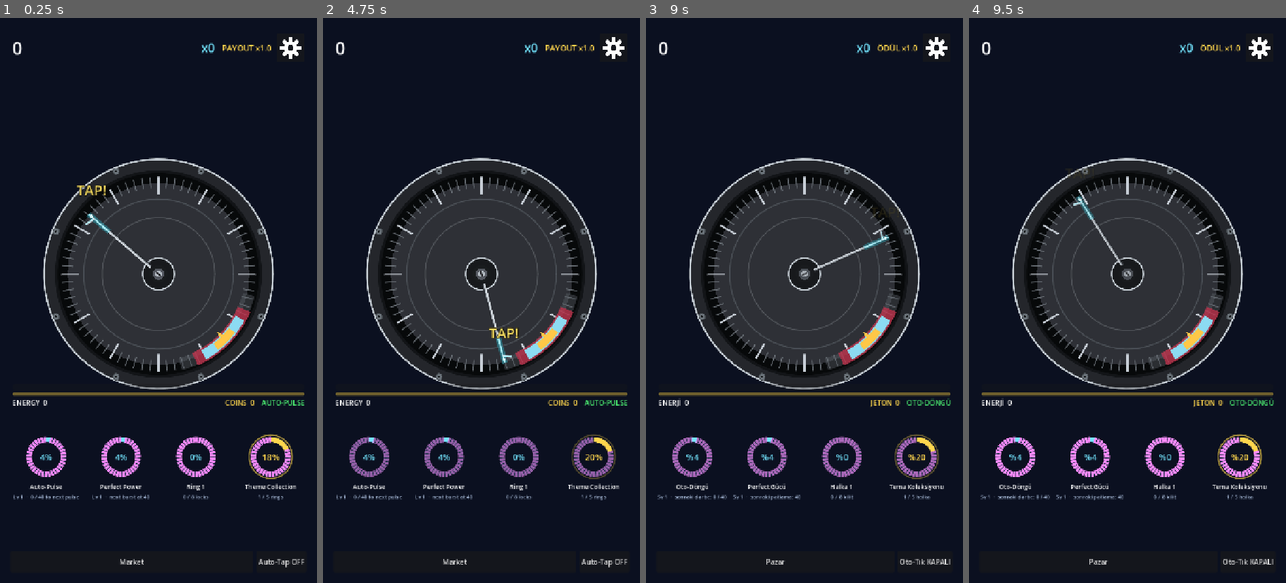
Above: before the commit, frames 1-4 (left to right).
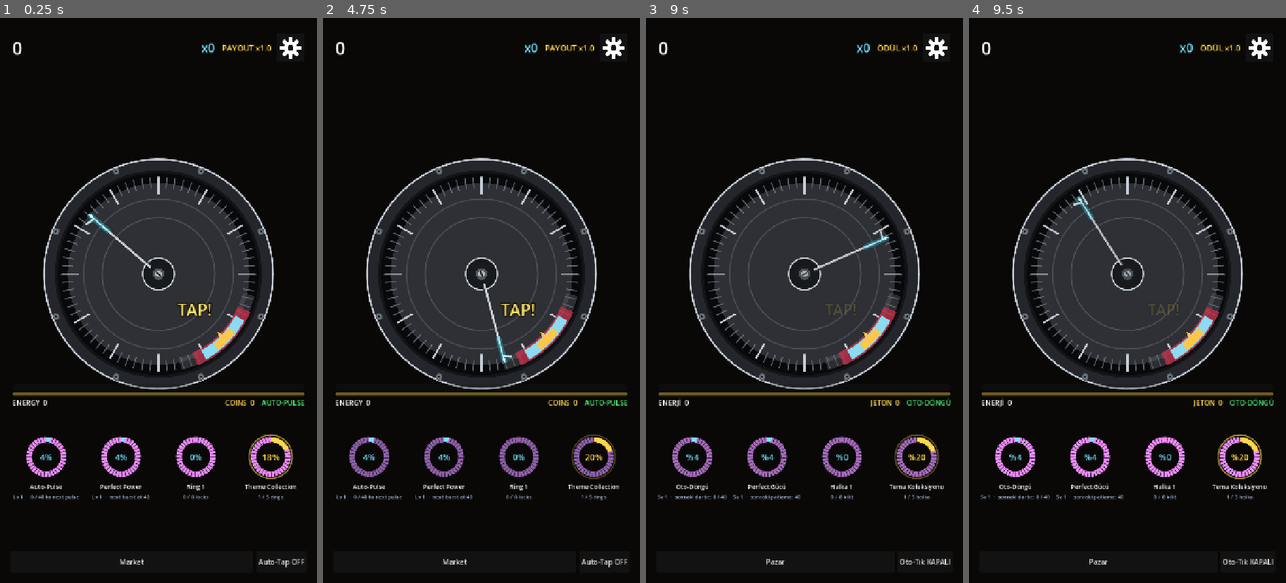
Above: after the commit, the same moments.

Repository: AvareGameStudio/loop-engine
Game: Godot game, scene res://scenes/Main.tscn
The game is run twice, just before and just after one commit, with the same random seed, the same clock (stepped at 60 frames per second) and the same inputs.
Inputs (mouse positions are in pixels of both pictures, inside the frame that each line leads up to):
- Up to frame 1 (0.25 s): no input
- Up to frame 2 (4.75 s): click "Market" at 0.5 s; tap Enter at 1.25, 2.75, 4.25 s; move the mouse to (551, 272) at 1.27 s; press the mouse at (551, 272) at 1.28 s; tap Space at 2, 3.5 s; move the mouse to (418, 328) at 2.02 s; release the mouse at (418, 328) at 2.03 s; click (418, 328) at 2.1 s; move the mouse to (513, 176) at 2.77 s; press the mouse at (513, 176) at 2.78 s; move the mouse to (465, 413) at 3.52 s; release the mouse at (465, 413) at 3.53 s; click (465, 413) at 3.6 s; move the mouse to (576, 385) at 4.27 s; press the mouse at (576, 385) at 4.28 s
- Up to frame 3 (9 s): release the mouse at (899, 385) at 5 s; click (937, 46) at 5 s; click "English" at 5.75 s; click "Türkçe" at 6.5 s; click "Ses" at 7.25 s; click "Titreşim" at 8 s; click "Kapat" at 8.75 s
- Up to frame 4 (9.5 s): no input

The runs differ from the first frame. In frame 1, 68% of the frame differs, in the area x 0-100%, y 0-100%; in frame 2, 68%; in frame 3, 68%; in frame 4, 68%.

Commit message:
Make a cleared ring feel like cracking the safe.
A hit punches the dial, Perfects spark and climb in pitch, and the only coach is a TAP on the gate.

Co-authored-by: Cursor <cursoragent@cursor.com>

Diff:
--- a/scenes/ClaimPopup.tscn
+++ b/scenes/ClaimPopup.tscn
@@ -24,28 +24,6 @@
 grow_horizontal = 2
 grow_vertical = 2
 color = Color(0.02, 0.03, 0.06, 0.72)
-
-[node name="Coins" type="CPUParticles2D" parent="Root"]
-position = Vector2(360, 640)
-emitting = false
-amount = 120
-lifetime = 1.8
-one_shot = true
-explosiveness = 0.92
-randomness = 0.42
-lifetime_randomness = 0.25
-emission_shape = 1
-emission_sphere_radius = 40.0
-direction = Vector2(0, -1)
-spread = 180.0
-gravity = Vector2(0, 1280)
-initial_velocity_min = 420.0
-initial_velocity_max = 980.0
-angular_velocity_min = -240.0
-angular_velocity_max = 240.0
-scale_amount_min = 0.75
-scale_amount_max = 1.45
-color = Color(1, 1, 1, 1)
 
 [node name="Panel" type="PanelContainer" parent="Root"]
 layout_mode = 1
@@ -104,3 +82,26 @@
 layout_mode = 2
 theme_override_font_sizes/font_size = 16
 text = "CLAIM_LATER"
+
+[node name="CoinConfetti" type="CPUParticles2D" parent="."]
+position = Vector2(360, 560)
+z_index = 5
+emitting = false
+amount = 160
+lifetime = 1.8
+one_shot = true
+explosiveness = 0.88
+randomness = 0.5
+lifetime_randomness = 0.3
+emission_shape = 3
+emission_rect_extents = Vector2(340, 420)
+direction = Vector2(0, 1)
+spread = 50.0
+gravity = Vector2(0, 720)
+initial_velocity_min = 80.0
+initial_velocity_max = 360.0
+angular_velocity_min = -240.0
+angular_velocity_max = 240.0
+scale_amount_min = 0.7
+scale_amount_max = 1.5
+color = Color(1, 1, 1, 1)
--- a/scenes/GameWorld.tscn
+++ b/scenes/GameWorld.tscn
@@ -45,7 +45,7 @@
 grow_horizontal = 2
 grow_vertical = 2
 mouse_filter = 2
-color = Color(0.043, 0.063, 0.125, 1)
+color = Color(0.035, 0.032, 0.03, 1)
 
 [node name="Camera2D" type="Camera2D" parent="."]
 position = Vector2(360, 560)
--- a/scripts/Main.gd
+++ b/scripts/Main.gd
@@ -2,4 +2,4 @@
 ## Boot composition root. Scenes stay independently editable.
 
 func _ready() -> void:
-	DisplayServer.window_set_title("Loop Engine")
+	DisplayServer.window_set_title("Safe Cracker: Master Thief")
--- a/scripts/audio/SoundManager.gd
+++ b/scripts/audio/SoundManager.gd
@@ -8,8 +8,10 @@
 var _players: Array[AudioStreamPlayer] = []
 var _next_voice: int = 0
 var _cache: Dictionary[Vector2i, AudioStreamWAV] = {}
-## Consecutive successful timings (Perfect or Good). A miss breaks the climb back to 1.0.
-var _success_streak: int = 0
+const PITCH_STEP: float = 0.08
+const PITCH_CAP: float = 1.8
+## Consecutive Perfects this level. A miss or a new ring resets the climb.
+var streak_count: int = 0
 
 
 func _ready() -> void:
@@ -20,33 +22,37 @@
 	EventBus.tap_evaluated.connect(_on_tap)
 	EventBus.jackpot.connect(func(_m: float, _l: String) -> void: play_tone(880.0, 0.22, 0.35))
 	EventBus.near_miss.connect(func(_r: Dictionary) -> void: play_tone(140.0, 0.28, 0.4))
-	EventBus.stage_cleared.connect(func(_i: int, _p: int) -> void: play_tone(523.25, 0.18, 0.3))
+	EventBus.stage_cleared.connect(_on_stage_cleared)
 	EventBus.run_started.connect(_on_run_started)
 	EventBus.direction_flipped.connect(func(_d: float) -> void: play_tone(300.0, 0.05, 0.15))
 	EventBus.countdown.connect(_on_countdown)
 
 
 func _on_run_started() -> void:
-	_success_streak = 0
+	streak_count = 0
 	play_tone(392.0, 0.12, 0.2)
 
 
-## Each successful timing steps the tone up (+0.05, cap 1.5x). Perfect stays brighter
-## than Good; volume still swells with Perfect Power. A miss resets the ladder.
+func _on_stage_cleared(_index: int, _payout: int) -> void:
+	streak_count = 0
+	play_tone(523.25, 0.18, 0.3)
+
+
+## Perfects climb: pitch = 1 + streak * 0.08, capped at 1.8. Anything else breaks it.
 func _on_tap(result: Dictionary) -> void:
 	var grade_name: String = String(result.get("grade_name", ""))
 	match grade_name:
-		"perfect", "good":
-			_success_streak += 1
-			var pitch: float = TimingEngine.perfect_combo_pitch(_success_streak)
-			var base: float = 740.0 if grade_name == "perfect" else 520.0
-			var volume: float = 0.26
-			if grade_name == "perfect":
-				var power: float = MetaUpgrade.perfect_power()
-				volume = 0.32 * lerpf(1.0, 1.4, clampf((power - 1.0) / 1.5, 0.0, 1.0))
-			play_tone(base * pitch, 0.09, volume)
+		"perfect":
+			streak_count += 1
+			var pitch: float = minf(PITCH_CAP, 1.0 + float(streak_count) * PITCH_STEP)
+			var power: float = MetaUpgrade.perfect_power()
+			var volume: float = 0.32 * lerpf(1.0, 1.4, clampf((power - 1.0) / 1.5, 0.0, 1.0))
+			play_tone(740.0, 0.09, volume, pitch)
+		"good":
+			streak_count = 0
+			play_tone(520.0, 0.08, 0.26)
 		"near_miss", "miss":
-			_success_streak = 0
+			streak_count = 0
 			if grade_name == "miss":
 				play_tone(110.0, 0.2, 0.35)
 
@@ -58,10 +64,11 @@
 		play_tone(990.0, 0.1, 0.28)
 
 
-func play_tone(freq: float, seconds: float, volume: float = 0.3) -> void:
+func play_tone(freq: float, seconds: float, volume: float = 0.3, pitch_scale: float = 1.0) -> void:
 	var player: AudioStreamPlayer = _players[_next_voice]
 	_next_voice = (_next_voice + 1) % VOICES
 	player.stream = _get_tone(freq, seconds)
+	player.pitch_scale = pitch_scale
 	player.volume_db = linear_to_db(volume)
 	player.play()
 
--- a/scripts/autoload/TimeScale.gd
+++ b/scripts/autoload/TimeScale.gd
@@ -31,6 +31,11 @@
 	_apply()
 
 
+## Public name for a timed victory freeze. Hitstop still wins over this value.
+func set_time_scale(scale: float) -> void:
+	set_slowmo(scale)
+
+
 func reset() -> void:
 	slowmo = 1.0
 	_hitstop_left = 0.0
--- a/scripts/ui/ClaimPopup.gd
+++ b/scripts/ui/ClaimPopup.gd
@@ -10,16 +10,17 @@
 @onready var body_label: Label = $Root/Panel/Margin/VBox/Body
 @onready var claim_btn: Button = $Root/Panel/Margin/VBox/Claim
 @onready var later_btn: Button = $Root/Panel/Margin/VBox/Later
-@onready var coins: CPUParticles2D = $Root/Coins
+@onready var coin_confetti: CPUParticles2D = $CoinConfetti
 
 var _open: bool = false
 var _was_paused: bool = false
+var _count_tween: Tween
 
 
 func _ready() -> void:
 	root.visible = false
-	coins.texture = _make_coin_texture()
-	coins.emitting = false
+	coin_confetti.texture = _make_coin_texture()
+	coin_confetti.emitting = false
 	claim_btn.pressed.connect(_claim)
 	later_btn.pressed.connect(_later)
 	# Tapping the dim (the spinning ring behind it) used to do nothing, so
@@ -59,8 +60,7 @@
 	tw.set_pause_mode(Tween.TWEEN_PAUSE_PROCESS)
 	tw.set_ignore_time_scale(true)
 	tw.tween_property(panel, "scale", Vector2.ONE, 0.22).set_trans(Tween.TRANS_BACK).set_ease(Tween.EASE_OUT)
-	# Vault win: scatter gold coins across the reward screen.
-	coins.restart()
+	coin_confetti.restart()
 
 
 func _on_vault(amount: int, _delta: int) -> void:
@@ -72,14 +72,29 @@
 
 
 func _refresh() -> void:
-	amount_label.text = tr("CLAIM_AMOUNT") % GameState.unclaimed_energy
 	body_label.text = tr("CLAIM_BODY")
+	_count_amount(GameState.unclaimed_energy)
+
+
+func _count_amount(target: int) -> void:
+	if _count_tween:
+		_count_tween.kill()
+	amount_label.text = tr("CLAIM_AMOUNT") % 0
+	_count_tween = create_tween()
+	_count_tween.set_pause_mode(Tween.TWEEN_PAUSE_PROCESS)
+	_count_tween.set_ignore_time_scale(true)
+	_count_tween.tween_method(_set_counted_amount, 0.0, float(target), 0.55).set_trans(Tween.TRANS_QUAD).set_ease(Tween.EASE_OUT)
+
+
+func _set_counted_amount(value: float) -> void:
+	amount_label.text = tr("CLAIM_AMOUNT") % int(value)
 
 
 func _claim() -> void:
 	var n: int = GameState.claim_vault()
 	if n > 0:
 		EventBus.juice_hit.emit("claim", 1.0)
+		coin_confetti.restart()
 	_close()
 	EventBus.vault_resolved.emit(true)
 
--- a/scripts/ui/UIManager.gd
+++ b/scripts/ui/UIManager.gd
@@ -35,11 +35,6 @@
 ## id -> {"ring": QuestRing, "title": Label, "subtitle": Label}
 var _loop_rows: Dictionary[String, Dictionary] = {}
 var _grade_tween: Tween
-## Translation keys behind code-set texts, re-rendered on language change.
-var _hint_key: String = ""
-var _hint_args: Array = []
-## Opening coach is a blinking TAP! on the pick. Written hints stay hidden until it ends.
-var _coach_left: float = 0.0
 var _x3_key: String = "RUN_CLAIM_X3"
 var _run_end_reason: String = ""
 var _run_end_stats: Dictionary = {}
@@ -93,25 +88,12 @@
 		_render_run_over()
 
 
-func _process(delta: float) -> void:
-	if _coach_left <= 0.0:
-		return
-	_coach_left -= delta / maxf(Engine.time_scale, 0.001)
-	if _coach_left <= 0.0:
-		_render_hint()
-
-
-func _set_hint(key: String, args: Array = []) -> void:
-	_hint_key = key
-	_hint_args = args
-	_render_hint()
+func _set_hint(_key: String, _args: Array = []) -> void:
+	hint_label.text = ""
 
 
 func _render_hint() -> void:
-	if _hint_key.is_empty() or _coach_left > 0.0:
-		hint_label.text = ""
-		return
-	hint_label.text = tr(_hint_key) % _hint_args if not _hint_args.is_empty() else tr(_hint_key)
+	hint_label.text = ""
 
 
 func _refresh_session() -> void:
@@ -231,10 +213,6 @@
 
 func _on_run_start() -> void:
 	run_over.visible = false
-	# No written directive. The pick carries a blinking TAP! for the first 3 seconds.
-	_hint_key = ""
-	_hint_args = []
-	_coach_left = 3.0
 	hint_label.text = ""
 	grade_label.text = ""
 	focus_bar.value = 1.0
--- a/scripts/vfx/Juice.gd
+++ b/scripts/vfx/Juice.gd
@@ -9,15 +9,17 @@
 @export var glow: CanvasItem
 ## Particle buffer size; individual bursts scale down via amount_ratio.
 @export var max_burst: int = 64
-## Successful lock: world drops to this scale, then returns after UNLOCK_SLOWMO_SEC.
-const UNLOCK_TIME_SCALE: float = 0.2
-const UNLOCK_SLOWMO_SEC: float = 0.3
+## Ring clear: world drops to this scale, then returns before the next beat.
+const RING_TIME_SCALE: float = 0.2
+const RING_SLOWMO_SEC: float = 0.3
 
 var _shake: float = 0.0
 var _base_zoom: Vector2 = Vector2.ONE
 var _zoom_tween: Tween
 var _glow_tween: Tween
+var _zone_tween: Tween
 var _slowmo_token: int = 0
+var _sparks: CPUParticles2D
 
 
 func _ready() -> void:
@@ -25,8 +27,10 @@
 		_base_zoom = camera.zoom
 	if burst:
 		burst.amount = max_burst
+	_sparks = _make_sparks()
 	EventBus.juice_hit.connect(_on_juice)
 	EventBus.tap_evaluated.connect(_on_tap)
+	EventBus.stage_cleared.connect(_on_ring_cleared)
 
 
 func _process(delta: float) -> void:
@@ -52,15 +56,16 @@
 	match grade:
 		"perfect":
 			_add_shake(7.0 * power)
-			_zoom_punch(1.16 + 0.04 * (power - 1.0))
-			_trigger_unlock_slowmo()
+			_zoom_punch(1.06 + 0.02 * (power - 1.0))
+			_bounce_zone()
+			_emit_perfect_sparks()
 			_burst(int(28.0 * power), Color(1.0, 0.84, 0.28).lerp(Color(1.0, 0.95, 0.55), clampf(power - 1.0, 0.0, 1.0)))
 			_flash_pointer(0.16 + 0.08 * (power - 1.0), clampf(0.7 + 0.3 * power, 0.7, 1.0))
 			_pulse_glow(1.4 * power)
 		"good":
 			_add_shake(4.0 * intensity)
-			_zoom_punch(1.1)
-			_trigger_unlock_slowmo()
+			_zoom_punch(1.04)
+			_bounce_zone()
 			_burst(16, Color(0.45, 0.75, 1.0))
 		"near_miss":
 			TimeScale.hitstop(0.18)
@@ -89,28 +94,44 @@
 	_shake = maxf(_shake, amount)
 
 
-## Camera punches in on a cracked lock, then eases back. Ignores time scale so the
-## 0.2 slow-mo doesn't stretch the zoom.
+## 0.08s camera punch. Real time, so a victory slow-mo doesn't stretch it.
 func _zoom_punch(scale: float) -> void:
 	_punch(scale)
 
 
-## Engine.time_scale = 0.2 for 0.3 real seconds, then back to 1.
-## Deferred: the tap handler resets slow-mo at the end of the same call.
-func _trigger_unlock_slowmo() -> void:
+## Full ring cleared: TimeScale 0.2 for 0.3s, then back to 1 before the next beat.
+## Deferred because the tap handler restores slow-mo at the end of the same call.
+func _on_ring_cleared(_index: int, _payout: int) -> void:
+	_zoom_punch(1.08)
+	_bounce_zone()
 	_slowmo_token += 1
-	_apply_unlock_slowmo.call_deferred(_slowmo_token)
-
-
-func _apply_unlock_slowmo(token: int) -> void:
+	_apply_ring_slowmo.call_deferred(_slowmo_token)
+
+
+func _apply_ring_slowmo(token: int) -> void:
 	if token != _slowmo_token:
 		return
-	TimeScale.set_slowmo(UNLOCK_TIME_SCALE)
-	get_tree().create_timer(UNLOCK_SLOWMO_SEC, true, false, true).timeout.connect(func() -> void:
+	TimeScale.set_time_scale(RING_TIME_SCALE)
+	get_tree().create_timer(RING_SLOWMO_SEC, true, false, true).timeout.connect(func() -> void:
 		if token != _slowmo_token:
 			return
-		TimeScale.set_slowmo(1.0)
+		TimeScale.set_time_scale(1.0)
 	)
+
+
+func _bounce_zone() -> void:
+	if pointer == null:
+		return
+	var zone := pointer.get_parent() as Node2D
+	if zone == null:
+		return
+	if _zone_tween:
+		_zone_tween.kill()
+	zone.scale = Vector2.ONE
+	_zone_tween = create_tween()
+	_zone_tween.set_ignore_time_scale(true)
+	_zone_tween.tween_property(zone, "scale", Vector2(1.045, 1.045), 0.04).set_trans(Tween.TRANS_QUAD)
+	_zone_tween.tween_property(zone, "scale", Vector2.ONE, 0.04).set_trans(Tween.TRANS_BACK)
 
 
 func _punch(scale: float) -> void:
@@ -120,8 +141,49 @@
 		_zoom_tween.kill()
 	_zoom_tween = create_tween()
 	_zoom_tween.set_ignore_time_scale(true)
-	_zoom_tween.tween_property(camera, "zoom", _base_zoom * scale, 0.05).set_trans(Tween.TRANS_QUAD)
-	_zoom_tween.tween_property(camera, "zoom", _base_zoom, 0.12).set_trans(Tween.TRANS_BACK)
+	_zoom_tween.tween_property(camera, "zoom", _base_zoom * scale, 0.03).set_trans(Tween.TRANS_QUAD)
+	_zoom_tween.tween_property(camera, "zoom", _base_zoom, 0.05).set_trans(Tween.TRANS_BACK)
+
+
+func _make_sparks() -> CPUParticles2D:
+	var sparks := CPUParticles2D.new()
+	sparks.name = "PerfectSparks"
+	sparks.one_shot = true
+	sparks.emitting = false
+	sparks.amount = 24
+	sparks.lifetime = 0.4
+	sparks.explosiveness = 0.95
+	sparks.randomness = 0.4
+	sparks.spread = 180.0
+	sparks.gravity = Vector2(0, 280)
+	sparks.initial_velocity_min = 90.0
+	sparks.initial_velocity_max = 240.0
+	sparks.scale_amount_min = 1.4
+	sparks.scale_amount_max = 3.2
+	sparks.color = Color(1.0, 0.84, 0.28, 1)
+	sparks.texture = _spark_texture()
+	sparks.z_index = 6
+	var host: Node = pointer.get_parent() if pointer else self
+	host.add_child(sparks)
+	return sparks
+
+
+func _spark_texture() -> Texture2D:
+	var img := Image.create(8, 8, false, Image.FORMAT_RGBA8)
+	img.fill(Color(0, 0, 0, 0))
+	var center := Vector2(3.5, 3.5)
+	for y in 8:
+		for x in 8:
+			if Vector2(x, y).distance_to(center) <= 3.2:
+				img.set_pixel(x, y, Color(1, 0.9, 0.45, 1))
+	return ImageTexture.create_from_image(img)
+
+
+func _emit_perfect_sparks() -> void:
+	if pointer == null or _sparks == null:
+		return
+	_sparks.global_position = pointer.to_global(Vector2(pointer.length, 0.0))
+	_sparks.restart()
 
 
 func _burst(amount: int, color: Color) -> void:
--- a/scripts/world/RingArena.gd
+++ b/scripts/world/RingArena.gd
@@ -46,8 +46,31 @@
 var _steel_hi := Color(0.78, 0.81, 0.84, 1)
 
 
+var _tap: Label
+var _show_tap: bool = false
+var _blink: float = 0.0
+
+
 func _ready() -> void:
 	pointer.direction = direction
+	_tap = Label.new()
+	_tap.name = "TapPrompt"
+	_tap.text = "TAP!"
+	_tap.mouse_filter = Control.MOUSE_FILTER_IGNORE
+	_tap.horizontal_alignment = HORIZONTAL_ALIGNMENT_CENTER
+	_tap.vertical_alignment = VERTICAL_ALIGNMENT_CENTER
+	_tap.size = Vector2(140, 52)
+	_tap.add_theme_font_size_override("font_size", 34)
+	_tap.add_theme_color_override("font_color", Color(1.0, 0.9, 0.4))
+	_tap.add_theme_color_override("font_outline_color", Color(0.04, 0.03, 0.02))
+	_tap.add_theme_constant_override("outline_size", 8)
+	_tap.visible = false
+	_tap.z_index = 4
+	_tap.pivot_offset = _tap.size * 0.5
+	add_child(_tap)
+	EventBus.run_started.connect(_begin_coach)
+	EventBus.run_ended.connect(_end_coach)
+	EventBus.tap_evaluated.connect(func(_result: Dictionary) -> void: _end_coach())
 	randomize_target(true)
 
 
@@ -55,6 +78,29 @@
 	if spinning:
 		pointer_angle = wrapf(pointer_angle + direction * rpm * TAU * delta, 0.0, TAU)
 	pointer.rotation = pointer_angle
+	if not _show_tap or _tap == null:
+		return
+	var real_dt: float = delta / maxf(Engine.time_scale, 0.001)
+	_blink = wrapf(_blink + real_dt * 8.0, 0.0, TAU)
+	# Sit on the gate, not the needle, so the eye learns the target.
+	var spot: Vector2 = Vector2.from_angle(target_angle) * (radius * 0.55)
+	_tap.position = spot - _tap.size * 0.5
+	_tap.modulate.a = 1.0 if sin(_blink) > 0.0 else 0.2
+	var pulse: float = 1.0 + 0.08 * maxf(sin(_blink), 0.0)
+	_tap.scale = Vector2(pulse, pulse)
+
+
+func _begin_coach() -> void:
+	_show_tap = true
+	_blink = 0.0
+	if _tap:
+		_tap.visible = true
+
+
+func _end_coach(_reason: String = "", _stats: Dictionary = {}) -> void:
+	_show_tap = false
+	if _tap:
+		_tap.visible = false
 
 
 func randomize_target(snap_pointer: bool = false) -> void:
--- a/scripts/world/RingPointer.gd
+++ b/scripts/world/RingPointer.gd
@@ -2,9 +2,6 @@
 extends Node2D
 ## Lockpick swept around the vault dial. The shaft is steel; the tip is a laser
 ## tooth bent along travel. RingArena drives `rotation`.
-## The first 3 seconds of a run show a blinking TAP! on the pick — no written coach.
-
-const COACH_SECONDS: float = 3.0
 
 @export var length: float = 200.0
 
@@ -26,27 +23,6 @@
 var _pulse: float = 0.0
 var _flip_flash: float = 0.0
 var _flash_tween: Tween
-var _coach_left: float = 0.0
-var _blink: float = 0.0
-
-
-func _ready() -> void:
-	EventBus.run_started.connect(_begin_coach)
-	EventBus.run_ended.connect(_end_coach)
-	EventBus.tap_evaluated.connect(func(_result: Dictionary) -> void: _end_coach())
-
-
-func _begin_coach() -> void:
-	_coach_left = COACH_SECONDS
-	_blink = 0.0
-	queue_redraw()
-
-
-func _end_coach(_reason: String = "", _stats: Dictionary = {}) -> void:
-	if _coach_left <= 0.0:
-		return
-	_coach_left = 0.0
-	queue_redraw()
 
 
 func _process(delta: float) -> void:
@@ -55,11 +31,6 @@
 	self_modulate.a = 0.88 + 0.12 * sin(_pulse)
 	if _flip_flash > 0.0:
 		_flip_flash = maxf(0.0, _flip_flash - real_dt * 2.5)
-		queue_redraw()
-	if _coach_left > 0.0:
-		_coach_left = maxf(0.0, _coach_left - real_dt)
-		_blink = wrapf(_blink + real_dt * 8.0, 0.0, TAU)
-		# Text is counter-rotated in _draw, so it has to be redrawn as the pick spins.
 		queue_redraw()
 
 
@@ -98,27 +69,6 @@
 	draw_circle(Vector2.ZERO, 13.0, Color(0.34, 0.36, 0.39))
 	draw_circle(Vector2.ZERO, 7.0, Color(0.72, 0.75, 0.78))
 	draw_line(Vector2(-6.0, 0.0), Vector2(6.0, 0.0), Color(0.08, 0.08, 0.09), 2.0, true)
-	if _coach_left > 0.0:
-		_draw_tap(tip)
-
-
-## Upright blink sitting on the pick. The opening coach is this mark only.
-func _draw_tap(tip: Vector2) -> void:
-	var font: Font = ThemeDB.fallback_font
-	if font == null:
-		return
-	var font_size: int = 32
-	var text := "TAP!"
-	var width: float = font.get_string_size(text, HORIZONTAL_ALIGNMENT_LEFT, -1, font_size).x
-	var blink: float = 1.0 if sin(_blink) > 0.0 else 0.12
-	var fill := Color(1.0, 0.9, 0.4, blink)
-	var shadow := Color(0.05, 0.04, 0.02, blink)
-	draw_set_transform(tip, -rotation, Vector2.ONE)
-	var origin := Vector2(-width * 0.5, -48.0)
-	for offset in [Vector2(-1.5, 0.0), Vector2(1.5, 0.0), Vector2(0.0, -1.5), Vector2(0.0, 1.5)]:
-		draw_string(font, origin + offset, text, HORIZONTAL_ALIGNMENT_LEFT, -1, font_size, shadow)
-	draw_string(font, origin, text, HORIZONTAL_ALIGNMENT_LEFT, -1, font_size, fill)
-	draw_set_transform(Vector2.ZERO, 0.0, Vector2.ONE)
 
 
 func _grade_color() -> Color:
